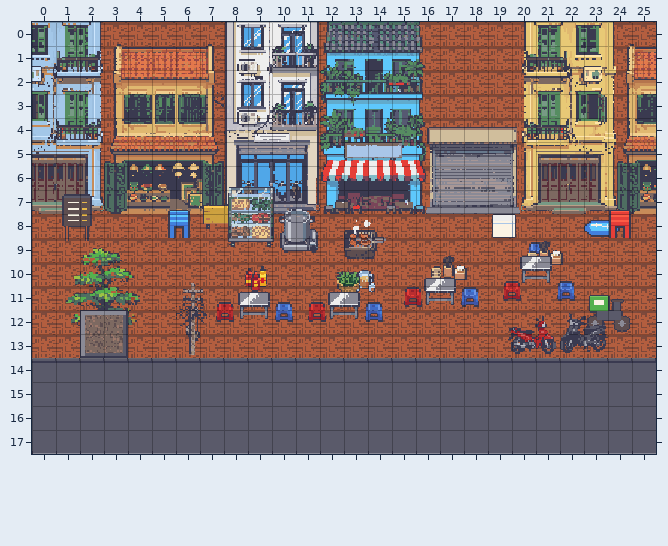
One commit to this Tiled map (JSON): assets/game/maps/quan-an.tmj. The picture above is the old version.
Cells are 16x16 px. Shown: x 0..25, y 0..17.
The result:
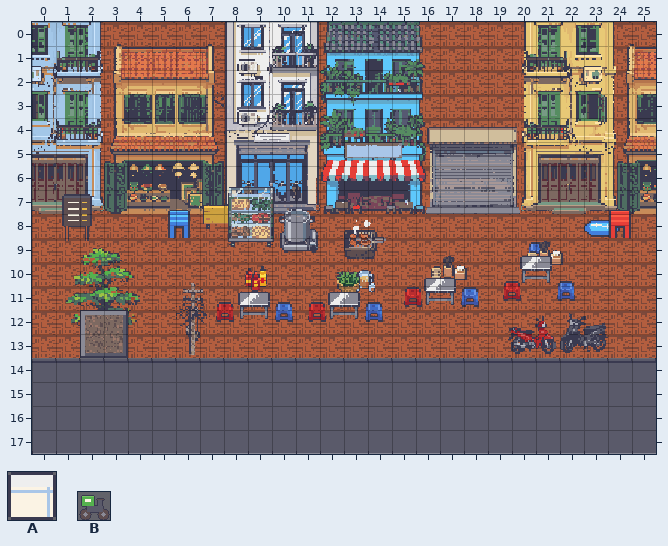
Key: from "props": A 22 "thung-xop", B 27 "xe-giao-hang".
Objects are placed by their top-left corner, in cells (3,4 is the top-left corner of cell 3,4); size is 1x1 cell unless given.
The edit:
Layer "objects":
removed: A "Ice box" at 19.2,8
removed: B "Delivery bike" at 23,11.2 size 2x1.8
